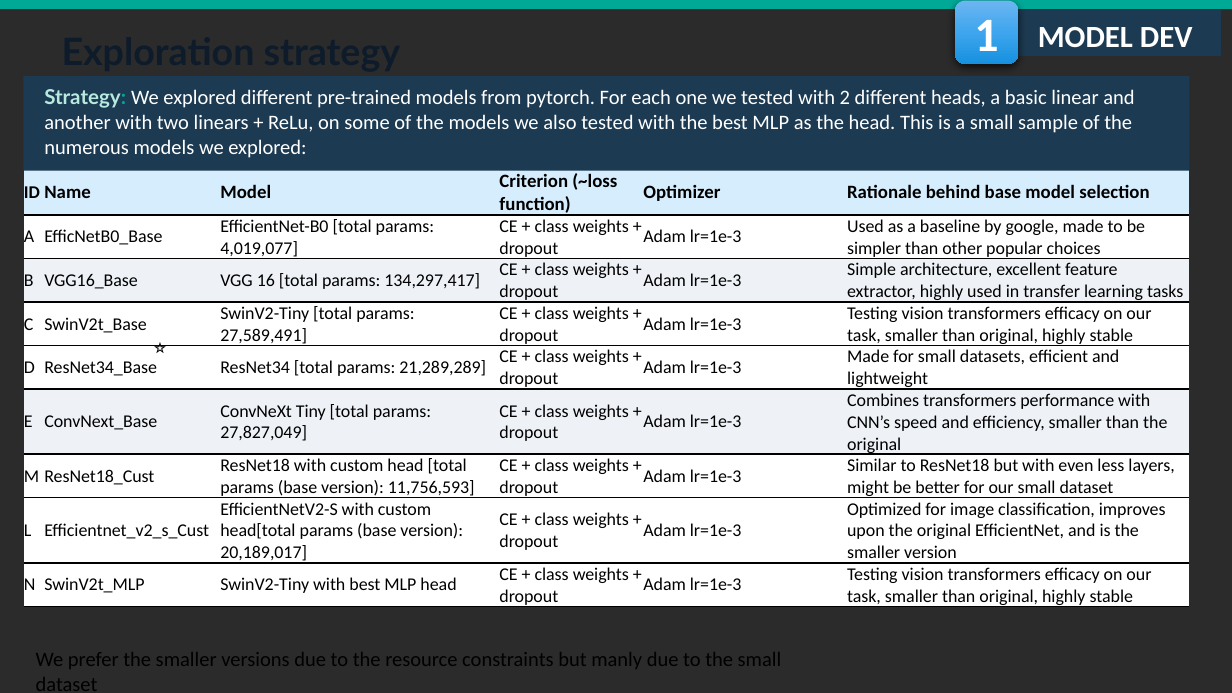
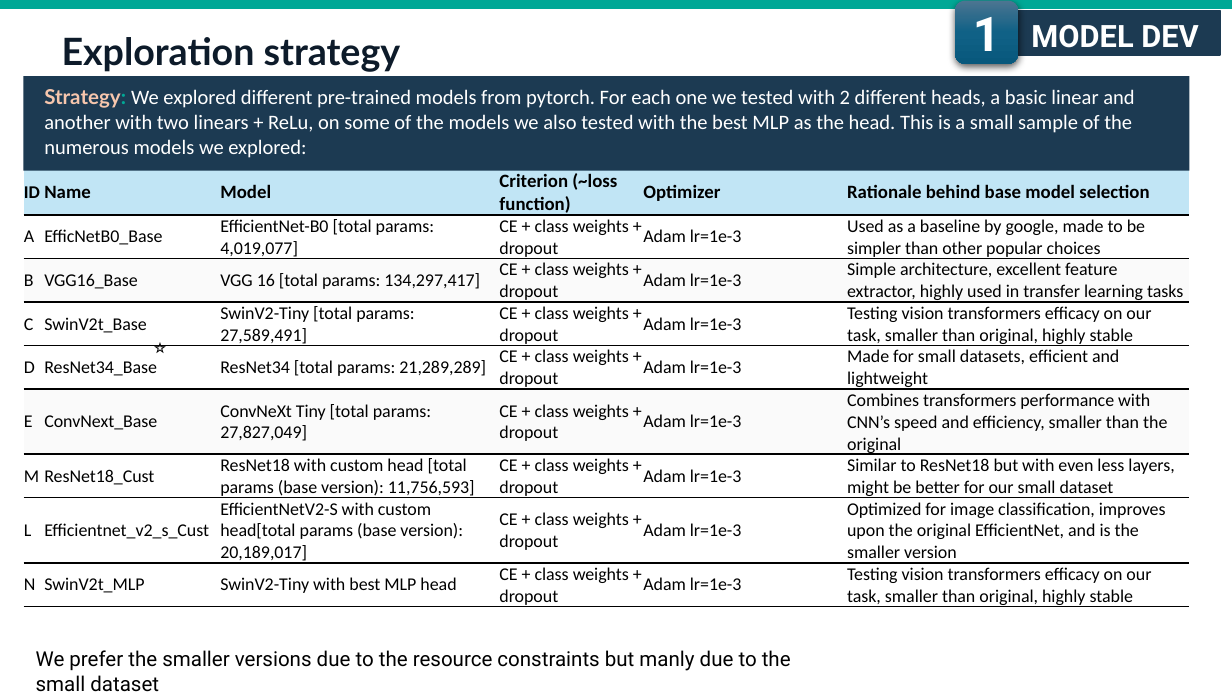
Before and after one commit to fmssilva/DL_Proj, a slide deck: slide 61 of assignment_1/task3/Task3_report.pptx. Drawn at 1232x693 pixels with LibreOffice and Linux fonts; fonts in the diff are those of the drawing; background and template pictures are left out; a plain dark background stands for a picture behind light text. Boxes give left, top, right and bottom in pixels: in the first picture for what was removed or moved away, otherwise in the second. Text is boxed around its words. In the diff, an @@ line names an element or a change of style, - is before the commit and + after.

```diff
--- a/assignment_1/task3/Task3_report.pptx
+++ b/assignment_1/task3/Task3_report.pptx
@@ background picture (left out) to #FFFFFF @@
@@ rounded rectangle "1" at (955, 0, 1018, 63): font Calibri to Roboto; fill gradient #6CB6F1 to #3FA6EE to #1891DF to gradient #4C7591 to #106287 to #09597D; shadow changed @@
@@ rectangle "MODEL DEV" at (1010, 11, 1220, 55): font Calibri to Roboto @@
@@ text "Strategy: We explored different pre-trained ..." at (44, 89, 1134, 158): text colour #B7EADE to #F6C6AD in "Strategy:" @@
@@ table at (23, 169, 1190, 628) @@
@@ fill #D5EDFC to #C1E5F5 in row 1 @@
@@ fill #EEF2F7 to #FAFAFA in 12 cells @@
@@ text "We prefer the smaller versions ..." at (36, 650, 791, 692): font Calibri to Roboto @@
```
Also in this commit, not shown: 61 other slides changed, 2 other files.
